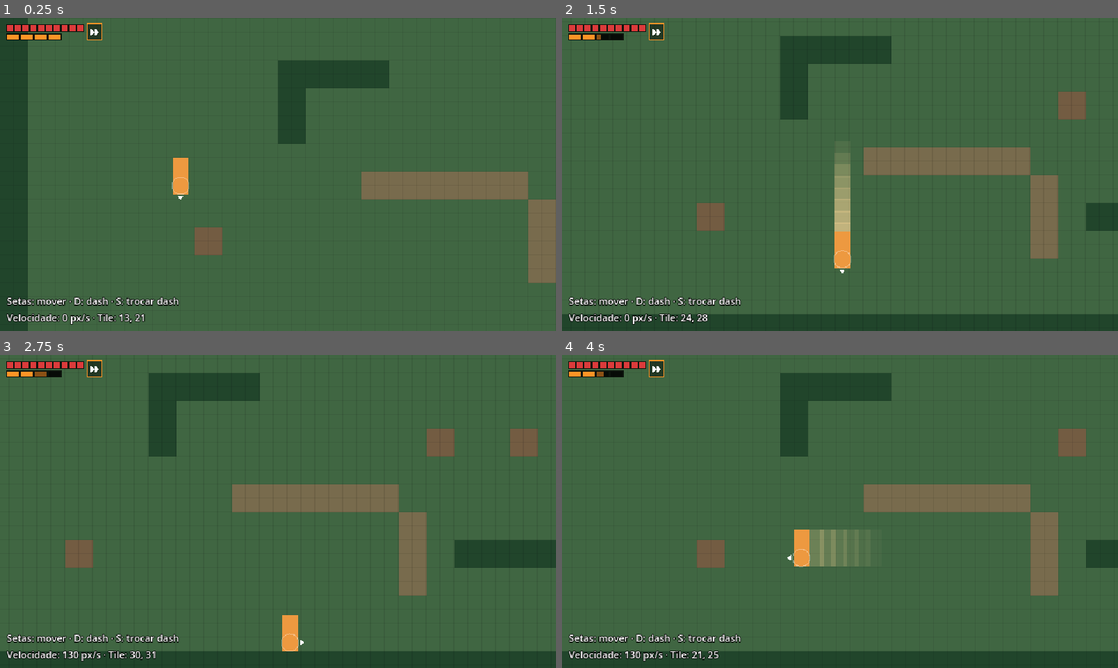
Above: before the commit, frames 1-4 (two rows, left to right).
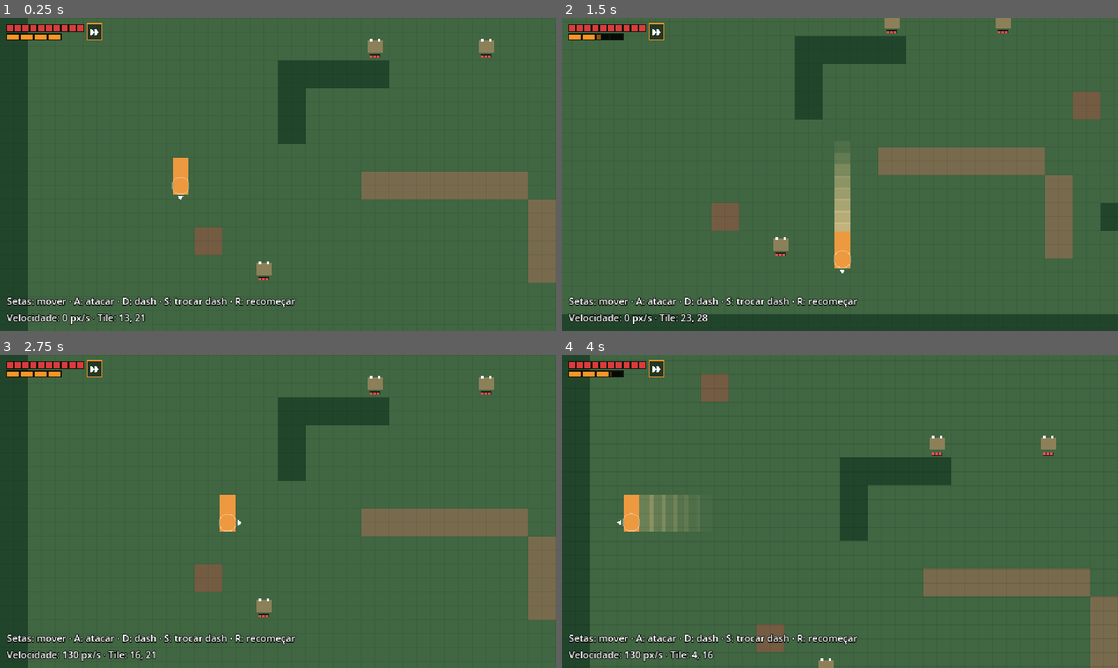
Above: after the commit, the same moments.

Repository: V-bit69/Game-Development
Game: Godot game, scene res://cenas/sala_teste.tscn
Two runs of this game, one before a commit and one after it. Both use one fixed random seed, a clock stepped at 60 frames per second and the inputs below.
Inputs:
- Up to frame 1 (0.25 s): no input
- Up to frame 2 (1.5 s): tap Enter at 0.5 s; hold Right (mover_direita) 0.53-1.28 s; hold A (atacar) 0.53-1.28 s; tap D (dash) at 0.8, 1.35 s; hold Down (mover_baixo) from 1.28 s (still down)
- Up to frame 3 (2.75 s): tap S (trocar_dash) at 1.55 s; release Down (mover_baixo) at 2.03 s; hold Right (mover_direita) from 2.03 s (still down); hold S (trocar_dash) from 2.03 s (still down); tap R at 2.3 s
- Up to frame 4 (4 s): release Right (mover_direita) at 2.78 s; release S (trocar_dash) at 2.78 s; hold Up (mover_cima) 2.78-3.53 s; tap R at 2.85 s; tap A (atacar) at 3.05 s; hold Left (mover_esquerda) from 3.53 s (still down); hold A (atacar) from 3.53 s (still down); tap D (dash) at 3.8 s

The runs differ from the first frame. In frame 1, 1.1% of the frame differs, in the area x 13-89%, y 6-93%; in frame 2, 5.5%; in frame 3, 26%; in frame 4, 27%, in the area x 0-100%, y 0-100%.

Commit message:
M3: combo de 3 golpes, dano do dash, knockback e hitstop
Base de inimigos (vida em unidades, knockback, morte) e alvos de treino
na sala de teste. Dúvidas 15 a 19 adicionadas à especificação.

Co-Authored-By: Claude Opus 5.5 <noreply@anthropic.com>

Diff:
--- /dev/null
+++ b/jogo/cenas/alvo.tscn
@@ -0,0 +1,16 @@
+[gd_scene load_steps=3 format=3]
+
+[ext_resource type="Script" path="res://scripts/inimigo.gd" id="1_inimigo"]
+
+[sub_resource type="RectangleShape2D" id="hitbox_sapo"]
+size = Vector2(18, 14)
+
+[node name="Alvo" type="CharacterBody2D"]
+collision_layer = 4
+collision_mask = 1
+motion_mode = 1
+script = ExtResource("1_inimigo")
+cor = Color(0.55, 0.5, 0.35, 1)
+
+[node name="Colisao" type="CollisionShape2D" parent="."]
+shape = SubResource("hitbox_sapo")
--- a/jogo/cenas/jogador.tscn
+++ b/jogo/cenas/jogador.tscn
@@ -6,6 +6,8 @@
 radius = 10.0
 
 [node name="Jogador" type="CharacterBody2D"]
+collision_layer = 2
+collision_mask = 5
 motion_mode = 1
 script = ExtResource("1_jogador")
 
--- a/jogo/cenas/sala_teste.tscn
+++ b/jogo/cenas/sala_teste.tscn
@@ -11,7 +11,7 @@
 T............................T
 T....o...............TT......T
 T....................TT......T
-T............................T
+T............x...x...........T
 T.........TTTT...............T
 T.........T..................T
 T.........T.........o..o.....T
@@ -19,7 +19,7 @@
 T.....@......::::::..........T
 T..................:.........T
 T......o...........:.TTTTT...T
-T..................:.........T
+T........x.........:.........T
 T........................o...T
 T............................T
 TTTTTTTTTTTTTTTTTTTTTTTTTTTTTT"
--- a/jogo/project.godot
+++ b/jogo/project.godot
@@ -78,6 +78,12 @@
 ]
 }
 
+[layer_names]
+
+2d_physics/layer_1="cenario"
+2d_physics/layer_2="jogador"
+2d_physics/layer_3="inimigos"
+
 [rendering]
 
 textures/canvas_textures/default_texture_filter=0
--- /dev/null
+++ b/jogo/scripts/inimigo.gd
@@ -0,0 +1,88 @@
+class_name Inimigo
+extends CharacterBody2D
+## Base de todos os inimigos: vida em unidades, dano, knockback, piscar branco,
+## quadradinhos de vida embaixo do sprite e morte (o corpo fica no chão).
+## A origem fica nos pés, no centro da hitbox.
+
+signal morreu(inimigo: Inimigo)
+
+const PISCAR_DURACAO := 0.1
+const KNOCKBACK_DURACAO := 0.1
+
+@export var vida_maxima := 3
+@export var cor := Color(0.35, 0.62, 0.3)
+
+var vida := 0
+var morto := false
+## Durante um avanço (salto, investida) o knockback dos golpes não se aplica.
+var em_avanco := false
+
+var _piscar := 0.0
+var _empurrao := Vector2.ZERO  # velocidade do knockback em andamento
+var _empurrao_restante := 0.0
+
+@onready var colisao: CollisionShape2D = $Colisao
+
+
+func _ready() -> void:
+	vida = vida_maxima
+	add_to_group("inimigos")
+
+
+## Aplica dano. "empurrao" é a distância do knockback na direção dada (0 = sem knockback).
+func receber_dano(dano: int, direcao := Vector2.ZERO, empurrao := 0.0) -> void:
+	if morto:
+		return
+	vida = maxi(vida - dano, 0)
+	_piscar = PISCAR_DURACAO
+	if empurrao > 0.0 and not em_avanco and direcao != Vector2.ZERO:
+		_empurrao = direcao.normalized() * (empurrao / KNOCKBACK_DURACAO)
+		_empurrao_restante = KNOCKBACK_DURACAO
+	if vida == 0:
+		_morrer()
+	queue_redraw()
+
+
+func _morrer() -> void:
+	morto = true
+	colisao.set_deferred("disabled", true)
+	get_parent().move_child.call_deferred(self, 0)  # corpo caído fica embaixo dos vivos
+	Som.tocar("morte")
+	morreu.emit(self)
+
+
+func _physics_process(delta: float) -> void:
+	_piscar = maxf(_piscar - delta, 0.0)
+	if _empurrao_restante > 0.0:
+		var passo := minf(delta, _empurrao_restante)
+		_empurrao_restante -= passo
+		# Parede e obstáculo seguram o empurrão.
+		if move_and_collide(_empurrao * passo) != null:
+			_empurrao_restante = 0.0
+	elif not morto:
+		_agir(delta)
+	queue_redraw()
+
+
+## Comportamento de cada inimigo. A base fica parada (alvo de treino).
+func _agir(_delta: float) -> void:
+	pass
+
+
+func _draw() -> void:
+	var tamanho: Vector2 = (colisao.shape as RectangleShape2D).size
+	if morto:
+		# Corpo caído: achatado e escuro.
+		draw_rect(Rect2(-tamanho.x / 2.0 - 2.0, -3.0, tamanho.x + 4.0, 5.0), cor.darkened(0.55))
+		return
+	var corpo_cor := Color.WHITE if _piscar > 0.0 else cor
+	draw_rect(Rect2(-tamanho / 2.0, tamanho), corpo_cor)
+	draw_rect(Rect2(-tamanho.x / 2.0 + 3.0, -tamanho.y / 2.0 - 2.0, 3.0, 3.0), Color.WHITE)
+	draw_rect(Rect2(tamanho.x / 2.0 - 6.0, -tamanho.y / 2.0 - 2.0, 3.0, 3.0), Color.WHITE)
+	# Vida: um quadradinho por unidade, embaixo do sprite.
+	var lado := 3.0
+	var largura := vida_maxima * (lado + 1.0) - 1.0
+	for i in vida_maxima:
+		var q := Rect2(-largura / 2.0 + i * (lado + 1.0), tamanho.y / 2.0 + 3.0, lado, lado)
+		draw_rect(q.grow(0.5), Color(0, 0, 0, 0.7))
+		draw_rect(q, Color(0.95, 0.3, 0.3) if i < vida else Color(0.2, 0.2, 0.2))
--- a/jogo/scripts/jogador.gd
+++ b/jogo/scripts/jogador.gd
@@ -2,13 +2,18 @@
 ## Homem-gato.
 ## M1: movimento em 8 direções e colisão.
 ## M2: dash padrão e dash de rolamento (troca com S), stamina.
+## M3: combo de 3 golpes (A), dano do dash padrão, knockback e hitstop.
 ## A origem do nó fica nos pés, no centro do círculo de colisão.
 
 signal stamina_mudou(atual: int)
 signal sem_stamina
 signal dash_trocado(tipo: Dash)
+signal golpe_iniciado(numero: int)
 
 enum Dash { PADRAO, ROLAMENTO }
+
+const CAMADA_CENARIO := 1
+const CAMADA_INIMIGOS := 4  # camada 3 ("inimigos"), em bits
 
 const COR_CORPO := Color(0.93, 0.6, 0.25)
 const COR_HITBOX := Color(1, 1, 1, 0.35)
@@ -27,6 +32,16 @@
 var _dash_restante := 0.0
 var _rolamentos: Array[float] = []  # momentos dos rolamentos dentro da janela
 var _rastro: Array[Dictionary] = []  # {pos, t}
+var _atingidos_no_dash: Array[Node] = []
+
+# Combo: golpe em andamento (0 = nenhum), tempo dentro dele, intervalo até o próximo.
+var golpe_atual := 0
+var _proximo_golpe := 1
+var _golpe_tempo := 0.0
+var _golpe_acertou := false
+var _intervalo := 0.0
+var _ataque_guardado := false  # A apertado durante um golpe: sai assim que puder
+var _fim_do_ultimo_golpe := -INF
 
 @onready var colisao: CollisionShape2D = $Colisao
 @onready var camera: Camera2D = $Camera
@@ -42,6 +57,8 @@
 		pedir_dash()
 	elif evento.is_action_pressed("trocar_dash"):
 		trocar_dash()
+	elif evento.is_action_pressed("atacar"):
+		pedir_ataque()
 
 
 func _physics_process(delta: float) -> void:
@@ -50,7 +67,11 @@
 	if em_dash:
 		_mover_dash(delta)
 	else:
-		_andar()
+		_atualizar_combo(delta)
+		if golpe_atual == 0:
+			_andar()
+		else:
+			_avancar_no_golpe()
 	_atualizar_rastro()
 	queue_redraw()
 
@@ -84,6 +105,8 @@
 	if em_dash:
 		return false
 	var custo := _custo_do_dash(dash_equipado)
+	if golpe_atual != 0 or _intervalo > 0.0:
+		_cancelar_combo()  # o dash cancela o ataque
 	if custo > stamina:
 		Som.tocar("falha")
 		sem_stamina.emit()
@@ -98,6 +121,8 @@
 	_dash_tipo = dash_equipado
 	_dash_restante = Valores.GATO_DASH_COMPRIMENTO if _dash_tipo == Dash.PADRAO else Valores.GATO_ROLAMENTO_COMPRIMENTO
 	em_dash = true
+	_atingidos_no_dash.clear()
+	set_collision_mask_value(3, false)  # no dash, atravessa inimigos
 	Som.tocar("dash" if _dash_tipo == Dash.PADRAO else "rolamento")
 	return true
 
@@ -119,10 +144,144 @@
 	_rastro.append({"pos": global_position, "t": _tempo})
 	var batida := move_and_collide(_dash_direcao * passo)
 	_dash_restante -= passo
+	if _dash_tipo == Dash.PADRAO:
+		_dano_do_dash()
 	# Parede ou obstáculo interrompe o dash no contato.
 	if batida != null or _dash_restante <= 0.001:
 		em_dash = false
 		velocity = Vector2.ZERO
+		set_collision_mask_value(3, true)
+
+
+## O dash padrão fere cada inimigo atravessado uma vez (dano do 3º golpe), sem knockback.
+func _dano_do_dash() -> void:
+	for inimigo in _inimigos_em(global_position, Valores.GATO_RAIO_HITBOX):
+		if inimigo in _atingidos_no_dash:
+			continue
+		_atingidos_no_dash.append(inimigo)
+		_acertar(inimigo, Valores.GATO_DANO_DASH, 0.0)
+
+
+# --- Combo --------------------------------------------------------------
+
+## A começa o próximo golpe. Se um golpe ou intervalo estiver em andamento, fica guardado.
+func pedir_ataque() -> void:
+	if em_dash:
+		return
+	if golpe_atual != 0 or _intervalo > 0.0:
+		_ataque_guardado = true
+		return
+	_comecar_golpe()
+
+
+## "sobra" é o tempo que já passou do fim do intervalo neste quadro, para o ritmo não atrasar.
+func _comecar_golpe(sobra := 0.0) -> void:
+	if _tempo - _fim_do_ultimo_golpe > Valores.GATO_COMBO_ESQUECE:
+		_proximo_golpe = 1
+	golpe_atual = _proximo_golpe
+	_golpe_tempo = sobra
+	_golpe_acertou = false
+	_ataque_guardado = false
+	var direcao := _ler_direcao()
+	if direcao != Vector2.ZERO:
+		direcao_olhar = direcao
+	Som.tocar("espada" if golpe_atual == 3 else "garra")
+	golpe_iniciado.emit(golpe_atual)
+
+
+func _atualizar_combo(delta: float) -> void:
+	if golpe_atual != 0:
+		_golpe_tempo += delta
+		if not _golpe_acertou and _golpe_tempo >= Valores.GATO_GOLPE_DURACAO * Valores.GATO_GOLPE_IMPACTO:
+			_golpe_acertou = true
+			_golpe_impacto()
+		if _golpe_tempo >= Valores.GATO_GOLPE_DURACAO:
+			_terminar_golpe()
+	elif _intervalo > 0.0:
+		_intervalo -= delta
+		if _intervalo <= 0.0:
+			var sobra := -_intervalo
+			_intervalo = 0.0
+			if _ataque_guardado:
+				_comecar_golpe(sobra)
+
+
+## Cada golpe dá um passo curto para a frente até o impacto e depois fica parado.
+## O passo compensa o knockback, para o combo continuar alcançando o inimigo.
+func _avancar_no_golpe() -> void:
+	var tempo_ate_impacto := Valores.GATO_GOLPE_DURACAO * Valores.GATO_GOLPE_IMPACTO
+	if _golpe_tempo < tempo_ate_impacto:
+		velocity = direcao_olhar * (Valores.GATO_GOLPE_AVANCO / tempo_ate_impacto)
+	else:
+		velocity = Vector2.ZERO
+	move_and_slide()
+
+
+func _terminar_golpe() -> void:
+	var sobra := _golpe_tempo - Valores.GATO_GOLPE_DURACAO
+	match golpe_atual:
+		1: _intervalo = Valores.GATO_INTERVALO_GOLPE_1_2 - sobra
+		2: _intervalo = Valores.GATO_INTERVALO_GOLPE_2_3 - sobra
+		_: _intervalo = -sobra  # depois do golpe 3 não há intervalo
+	_proximo_golpe = golpe_atual % 3 + 1
+	golpe_atual = 0
+	_fim_do_ultimo_golpe = _tempo
+	if _intervalo <= 0.0:
+		sobra = -_intervalo
+		_intervalo = 0.0
+		if _ataque_guardado:
+			_comecar_golpe(sobra)
+
+
+func _cancelar_combo() -> void:
+	golpe_atual = 0
+	_intervalo = 0.0
+	_ataque_guardado = false
+	_proximo_golpe = 1
+
+
+func _golpe_impacto() -> void:
+	var dano := Valores.GATO_DANO_ESPADA if golpe_atual == 3 else Valores.GATO_DANO_GARRA
+	var centro := global_position + direcao_olhar * Valores.GATO_RAIO_HITBOX
+	for inimigo in _inimigos_em(centro, Valores.GATO_ALCANCE_ATAQUE / 2.0):
+		if _obstaculo_entre(inimigo):
+			continue
+		_acertar(inimigo, dano, Valores.KNOCKBACK_PADRAO)
+
+
+## Árvores e obstáculos bloqueiam ataques físicos.
+func _obstaculo_entre(alvo: Node2D) -> bool:
+	var consulta := PhysicsRayQueryParameters2D.create(global_position, alvo.global_position, CAMADA_CENARIO)
+	return not get_world_2d().direct_space_state.intersect_ray(consulta).is_empty()
+
+
+func _inimigos_em(centro: Vector2, raio: float) -> Array[Node]:
+	var forma := CircleShape2D.new()
+	forma.radius = raio
+	var consulta := PhysicsShapeQueryParameters2D.new()
+	consulta.shape = forma
+	consulta.transform = Transform2D(0.0, centro)
+	consulta.collision_mask = CAMADA_INIMIGOS
+	var achados: Array[Node] = []
+	for resultado in get_world_2d().direct_space_state.intersect_shape(consulta):
+		var corpo: Node = resultado.collider
+		if corpo.has_method("receber_dano") and not corpo.morto and corpo not in achados:
+			achados.append(corpo)
+	return achados
+
+
+func _acertar(inimigo: Node, dano: int, empurrao: float) -> void:
+	inimigo.receber_dano(dano, inimigo.global_position - global_position, empurrao)
+	Som.tocar("impacto")
+	_hitstop()
+
+
+func _hitstop() -> void:
+	if Valores.HITSTOP <= 0.0:
+		return
+	Engine.time_scale = 0.0
+	await get_tree().create_timer(Valores.HITSTOP, true, false, true).timeout
+	Engine.time_scale = 1.0
 
 
 func _atualizar_rastro() -> void:
@@ -159,6 +318,27 @@
 
 
 # --- Desenho provisório -------------------------------------------------
+
+## Golpes 1 e 2: três riscos de garra, um de cada lado. Golpe 3: corte largo da espada.
+func _desenhar_golpe(raio: float) -> void:
+	var p := clampf(_golpe_tempo / Valores.GATO_GOLPE_DURACAO, 0.0, 1.0)
+	var alpha := 1.0 - p * 0.7
+	var angulo := direcao_olhar.angle()
+	var centro := direcao_olhar * raio
+	var alcance := Valores.GATO_ALCANCE_ATAQUE
+	if golpe_atual == 3:
+		var abertura := PI * 0.9
+		var ini := angulo - abertura / 2.0
+		draw_arc(centro, alcance * 0.75, ini, ini + abertura * minf(p * 2.0, 1.0), 16, Color(1, 1, 1, alpha), 3.0)
+		draw_arc(centro, alcance * 0.5, ini, ini + abertura * minf(p * 2.0, 1.0), 16, Color(0.8, 0.9, 1, alpha * 0.6), 1.0)
+		return
+	var lado := -1.0 if golpe_atual == 1 else 1.0
+	for i in 3:
+		var desvio := (i - 1) * 0.3
+		var a := angulo + lado * 0.5 + desvio
+		var b := angulo - lado * 0.5 + desvio
+		var r := alcance * (0.55 + i * 0.1)
+		draw_line(centro + Vector2.from_angle(a) * r * 0.4, centro + Vector2.from_angle(lerpf(a, b, minf(p * 2.0, 1.0))) * r, Color(1, 1, 1, alpha), 1.0)
 
 func _draw() -> void:
 	var raio := Valores.GATO_RAIO_HITBOX
@@ -182,6 +362,8 @@
 	else:
 		draw_rect(corpo, COR_CORPO)
 	draw_arc(Vector2.ZERO, raio, 0.0, TAU, 24, COR_HITBOX, 1.0)
+	if golpe_atual != 0:
+		_desenhar_golpe(raio)
 	var ponta := direcao_olhar * (raio + 7.0)
 	var lado := direcao_olhar.orthogonal() * 3.0
 	var base := direcao_olhar * (raio + 2.0)
--- a/jogo/scripts/sala.gd
+++ b/jogo/scripts/sala.gd
@@ -5,9 +5,13 @@
 ## docs/02-level-design-demo.md. Cada caractere vale 2 × 2 tiles (32 × 32 px).
 ##   T  vegetação densa (parede)     #  parede da ruína     o  obstáculo
 ##   .  chão livre                   :  trilha              @  início do jogador
+##   x  alvo de treino (sala de teste)
 ## O desenho também aparece no editor (aba 2D) e se atualiza ao mudar o mapa.
 
 const V := preload("res://scripts/valores.gd")
+const ENTIDADES := {
+	"x": preload("res://cenas/alvo.tscn"),
+}
 
 const SOLIDOS := {
 	"T": Color(0.13, 0.27, 0.17),
@@ -38,8 +42,20 @@
 	if Engine.is_editor_hint():
 		return
 	_criar_colisoes()
+	_criar_entidades()
 	_posicionar_jogador()
 	_limitar_camera()
+
+
+func _criar_entidades() -> void:
+	for y in _linhas.size():
+		for x in _linhas[y].length():
+			var cena: PackedScene = ENTIDADES.get(_linhas[y][x])
+			if cena == null:
+				continue
+			var entidade: Node2D = cena.instantiate()
+			entidade.position = (Vector2(x, y) + Vector2(0.5, 0.5)) * celula
+			add_child(entidade)
 
 
 func _ler_mapa() -> void:
@@ -58,7 +74,7 @@
 	if Engine.is_editor_hint():
 		return
 	var tile := (jogador.position / V.TILE).floor()
-	info.text = "Setas: mover · D: dash · S: trocar dash\nVelocidade: %d px/s · Tile: %d, %d" % [
+	info.text = "Setas: mover · A: atacar · D: dash · S: trocar dash · R: recomeçar\nVelocidade: %d px/s · Tile: %d, %d" % [
 		roundi(jogador.velocity.length()), int(tile.x), int(tile.y)]
 
 
@@ -113,6 +129,8 @@
 				draw_rect(area, SOLIDOS[linha[x]])
 			elif linha[x] == ":":
 				draw_rect(area, COR_TRILHA)
+			elif ENTIDADES.has(linha[x]) and Engine.is_editor_hint():
+				draw_rect(Rect2(area.get_center() - Vector2(9, 7), Vector2(18, 14)), Color(0.55, 0.5, 0.35, 0.8))
 			elif linha[x] == "@" and Engine.is_editor_hint():
 				# No editor, marca o início com o tamanho do gato.
 				var pes := area.get_center()
--- a/jogo/scripts/som.gd
+++ b/jogo/scripts/som.gd
@@ -18,6 +18,10 @@
 	_sons["dash"] = _misturar(_sopro(0.18, 0.5, 0.9), _rosnado(0.16, 0.35))
 	_sons["rolamento"] = _wav(_sopro(0.16, 0.35, 0.4))
 	_sons["troca"] = _wav(_tom(1400.0, 0.04, 0.3, false))
+	_sons["garra"] = _wav(_sopro(0.08, 0.35, 1.0))
+	_sons["espada"] = _misturar(_sopro(0.14, 0.4, 0.8), _tom(1900.0, 0.12, 0.08, false))
+	_sons["impacto"] = _misturar(_tom(70.0, 0.1, 0.6, false), _sopro(0.05, 0.4, 0.5))
+	_sons["morte"] = _juntar(_tom(300.0, 0.08, 0.25, true), _tom(120.0, 0.18, 0.25, true))
 	_sons["falha"] = _juntar(_tom(220.0, 0.08, 0.3, true), _tom(150.0, 0.12, 0.3, true))
 
 
--- a/jogo/scripts/tela.gd
+++ b/jogo/scripts/tela.gd
@@ -1,6 +1,6 @@
 extends Node
 ## Atalhos de janela durante o desenvolvimento.
-## F11 alterna tela cheia e janela. Esc fecha o jogo.
+## F11 alterna tela cheia e janela. Esc fecha o jogo. R recomeça a sala.
 ## Em tela cheia num monitor 1920 × 1080, a arte fica exatamente 3× maior.
 
 
@@ -13,3 +13,6 @@
 			DisplayServer.window_set_mode(DisplayServer.WINDOW_MODE_WINDOWED if cheia else DisplayServer.WINDOW_MODE_FULLSCREEN)
 		KEY_ESCAPE:
 			get_tree().quit()
+		KEY_R:
+			Engine.time_scale = 1.0
+			get_tree().reload_current_scene()
--- a/jogo/scripts/valores.gd
+++ b/jogo/scripts/valores.gd
@@ -33,7 +33,11 @@
 const GATO_DASH_CUSTO := 1  # unidades de stamina
 const GATO_ROLAMENTOS_GRATIS := 2
 const GATO_ROLAMENTO_JANELA := 4.0
-const GATO_ALCANCE_ATAQUE := 20.0
+const GATO_ALCANCE_ATAQUE := 20.0  # diâmetro da área de ataque, à frente do corpo
+const GATO_GOLPE_IMPACTO := 0.4  # momento do acerto, em fração da duração do golpe
+const GATO_GOLPE_AVANCO := 16.0  # passo à frente em cada golpe (igual ao knockback)
+const GATO_COMBO_ESQUECE := 1.0  # parado por esse tempo, o combo volta ao golpe 1
+const HITSTOP := 0.05  # congelamento curto a cada acerto
 const GATO_DANO_GARRA := 1
 const GATO_DANO_ESPADA := 2
 const GATO_DANO_DASH := 2
--- /dev/null
+++ b/jogo/testes/teste_m3.gd
@@ -0,0 +1,169 @@
+extends SceneTree
+## Teste automático do M3 (combo, dano do dash, knockback). Rodar na pasta jogo/:
+##   godot --headless --path . -s res://testes/teste_m3.gd
+
+var ALVO: PackedScene
+const QUADRO := 1.0 / 60.0
+
+var _falhas := 0
+var _sala: Node2D
+var _jogador: CharacterBody2D
+var _inicio: Vector2
+
+
+func _initialize() -> void:
+	_rodar()
+
+
+func _rodar() -> void:
+	ALVO = load("res://cenas/alvo.tscn")
+	_sala = load("res://cenas/sala_teste.tscn").instantiate()
+	root.add_child(_sala)
+	await _esperar(2)
+	_jogador = _sala.get_node("Jogador")
+	_inicio = _jogador.position
+
+	# Ritmo do combo, sem alvo: golpes começam em 0 s, 0,39 s e 0,91 s; o 4º volta a ser o golpe 1.
+	var inicios: Array = []
+	_jogador.golpe_iniciado.connect(func(n: int) -> void: inicios.append([n, _jogador._tempo]))
+	var t0: float = _jogador._tempo
+	_jogador.direcao_olhar = Vector2.RIGHT
+	while inicios.size() < 4:
+		_jogador.pedir_ataque()  # A apertado sem parar
+		await _esperar(1)
+	var sequencia := inicios.map(func(i): return i[0])
+	_conferir("sequência 1 → 2 → 3 → 1 (%s)" % [sequencia], sequencia == [1, 2, 3, 1])
+	var tempos := inicios.map(func(i): return i[1] - t0)
+	var esperado := [0.0, 0.39, 0.91, 1.17]
+	var ok := true
+	for i in 4:
+		ok = ok and absf(tempos[i] - esperado[i]) <= QUADRO * 1.5
+	_conferir("tempos do combo 0 / 0,39 / 0,91 / 1,17 s (%s)" % [tempos.map(func(t): return snappedf(t, 0.01))], ok)
+	await _fim_do_combo()
+	await _esperar(70)  # combo esquecido: o próximo é o golpe 1
+
+	# Dano 1 + 1 + 2 mata o alvo de 3 de vida; o passo à frente mantém o alcance.
+	var alvo := await _novo_alvo(_inicio + Vector2(24, 0))
+	_jogador.position = _inicio
+	_jogador.direcao_olhar = Vector2.RIGHT
+	var x_alvo: float = alvo.position.x
+	_jogador.pedir_ataque()
+	await _ate(func(): return alvo.vida < 3)
+	_conferir("golpe 1 tira 1 de vida", alvo.vida == 2)
+	await _esperar(12)
+	_conferir("knockback de 16 px (andou %.1f)" % (alvo.position.x - x_alvo), absf(alvo.position.x - x_alvo - 16.0) < 1.0)
+	_jogador.pedir_ataque()
+	await _ate(func(): return alvo.vida < 2)
+	_conferir("golpe 2 alcança e tira 1 (vida %d, dist %.1f)" % [alvo.vida, alvo.position.x - _jogador.position.x], alvo.vida == 1)
+	_jogador.pedir_ataque()
+	await _ate(func(): return alvo.morto or _jogador.golpe_atual == 0 and _jogador._intervalo == 0.0 and _jogador._proximo_golpe == 1)
+	_conferir("golpe 3 (espada) tira 2 e mata", alvo.morto and alvo.vida == 0)
+	await _esperar(2)
+	_conferir("corpo fica no chão sem colisão", is_instance_valid(alvo) and alvo.colisao.disabled)
+	await _fim_do_combo()
+	alvo.queue_free()
+
+	# Andar contra um alvo vivo: ele bloqueia.
+	alvo = await _novo_alvo(_inicio + Vector2(60, 0))
+	_jogador.position = _inicio
+	await _andar("mover_direita", 60)
+	_conferir("alvo vivo bloqueia a passagem (x = %.1f)" % _jogador.position.x, _jogador.position.x < alvo.position.x - 15.0)
+
+	# Dash padrão atravessa, tira 2 e não empurra.
+	_jogador.position = _inicio
+	await _esperar(1)
+	x_alvo = alvo.position.x
+	_jogador.direcao_olhar = Vector2.RIGHT
+	_jogador.pedir_dash()
+	await _fim_do_dash()
+	_conferir("dash padrão tira 2 de vida", alvo.vida == 1)
+	_conferir("dash atravessa o alvo (x = %.1f)" % _jogador.position.x, absf(_jogador.position.x - (_inicio.x + 104.0)) < 1.0)
+	_conferir("dash não empurra", alvo.position.x == x_alvo)
+
+	# Rolamento atravessa sem dano.
+	_jogador.trocar_dash()
+	_jogador.position = _inicio
+	await _esperar(1)
+	_jogador.direcao_olhar = Vector2.RIGHT
+	_jogador.pedir_dash()
+	await _fim_do_dash()
+	_conferir("rolamento não causa dano", alvo.vida == 1)
+	_jogador.trocar_dash()
+
+	# Dash cancela o ataque.
+	await _esperar(130)  # stamina volta
+	_jogador.position = _inicio
+	_jogador.direcao_olhar = Vector2.LEFT
+	_jogador.pedir_ataque()
+	await _esperar(3)
+	_jogador.pedir_dash()
+	_conferir("dash cancela o golpe", _jogador.em_dash and _jogador.golpe_atual == 0)
+	await _fim_do_dash()
+
+	# Parado por mais de 1 s, o combo volta ao golpe 1.
+	inicios.clear()
+	_jogador.pedir_ataque()
+	await _fim_do_combo()
+	await _esperar(20)
+	_jogador.pedir_ataque()
+	await _esperar(1)
+	_conferir("logo depois, vem o golpe 2", inicios.back()[0] == 2)
+	await _fim_do_combo()
+	await _esperar(70)
+	_jogador.pedir_ataque()
+	await _esperar(1)
+	_conferir("parado por 1 s, volta ao golpe 1", inicios.back()[0] == 1)
+	await _fim_do_combo()
+
+	# Obstáculo entre o gato e o inimigo bloqueia o golpe (obstáculo 'o' na célula 7, 12).
+	var atras := await _novo_alvo(Vector2(7.5 * 32, 13.5 * 32))
+	_jogador.position = Vector2(7.5 * 32, 11.5 * 32)
+	await _esperar(1)
+	_conferir("obstáculo bloqueia o ataque", _jogador._obstaculo_entre(atras))
+	_jogador.position = Vector2(4.5 * 32, 13.5 * 32)
+	await _esperar(1)
+	_conferir("sem obstáculo, não bloqueia", not _jogador._obstaculo_entre(atras))
+
+	print("\n%s" % ("M3 OK: todos os testes passaram." if _falhas == 0 else "M3 FALHOU: %d teste(s)." % _falhas))
+	quit(1 if _falhas > 0 else 0)
+
+
+func _novo_alvo(pos: Vector2) -> Node:
+	var alvo := ALVO.instantiate()
+	alvo.position = pos
+	_sala.add_child(alvo)
+	await _esperar(1)
+	return alvo
+
+
+func _fim_do_combo() -> void:
+	await _ate(func(): return _jogador.golpe_atual == 0 and _jogador._intervalo == 0.0)
+
+
+func _fim_do_dash() -> void:
+	await _ate(func(): return not _jogador.em_dash)
+
+
+func _andar(acao: String, quadros: int) -> void:
+	Input.action_press(acao)
+	await _esperar(quadros)
+	Input.action_release(acao)
+
+
+func _ate(condicao: Callable, limite := 600) -> void:
+	for i in limite:
+		if condicao.call():
+			return
+		await physics_frame
+	print("  (tempo esgotado esperando condição)")
+
+
+func _esperar(quadros: int) -> void:
+	for i in quadros:
+		await physics_frame
+
+
+func _conferir(nome: String, ok: bool) -> void:
+	print("[%s] %s" % ["ok" if ok else "FALHOU", nome])
+	if not ok:
+		_falhas += 1
Not shown, added: jogo/scripts/inimigo.gd.uid
Not shown, added: jogo/testes/teste_m3.gd.uid
Not shown, changed: docs/03-roadmap.md
Not shown, changed: docs/04-game-design-floresta.md
